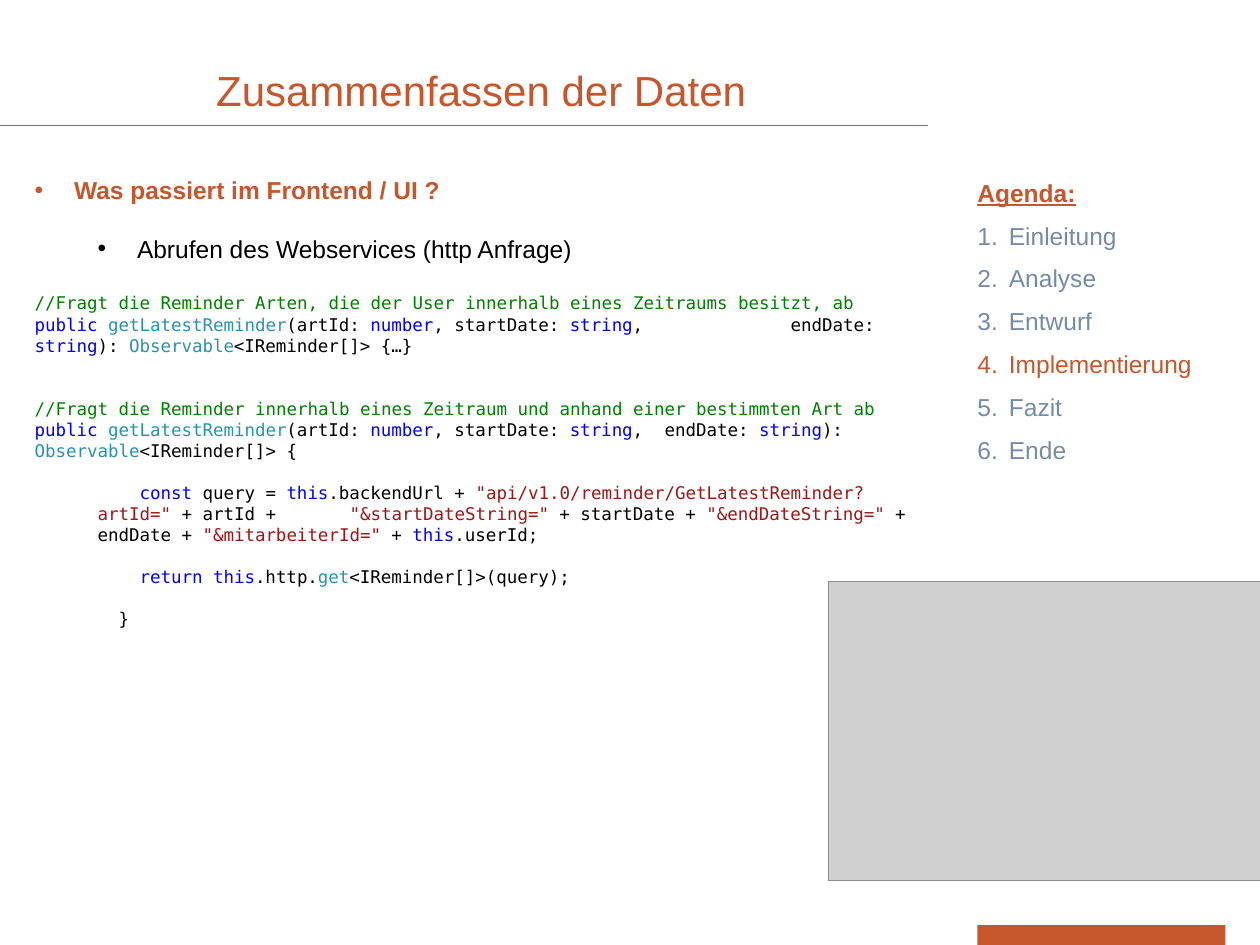
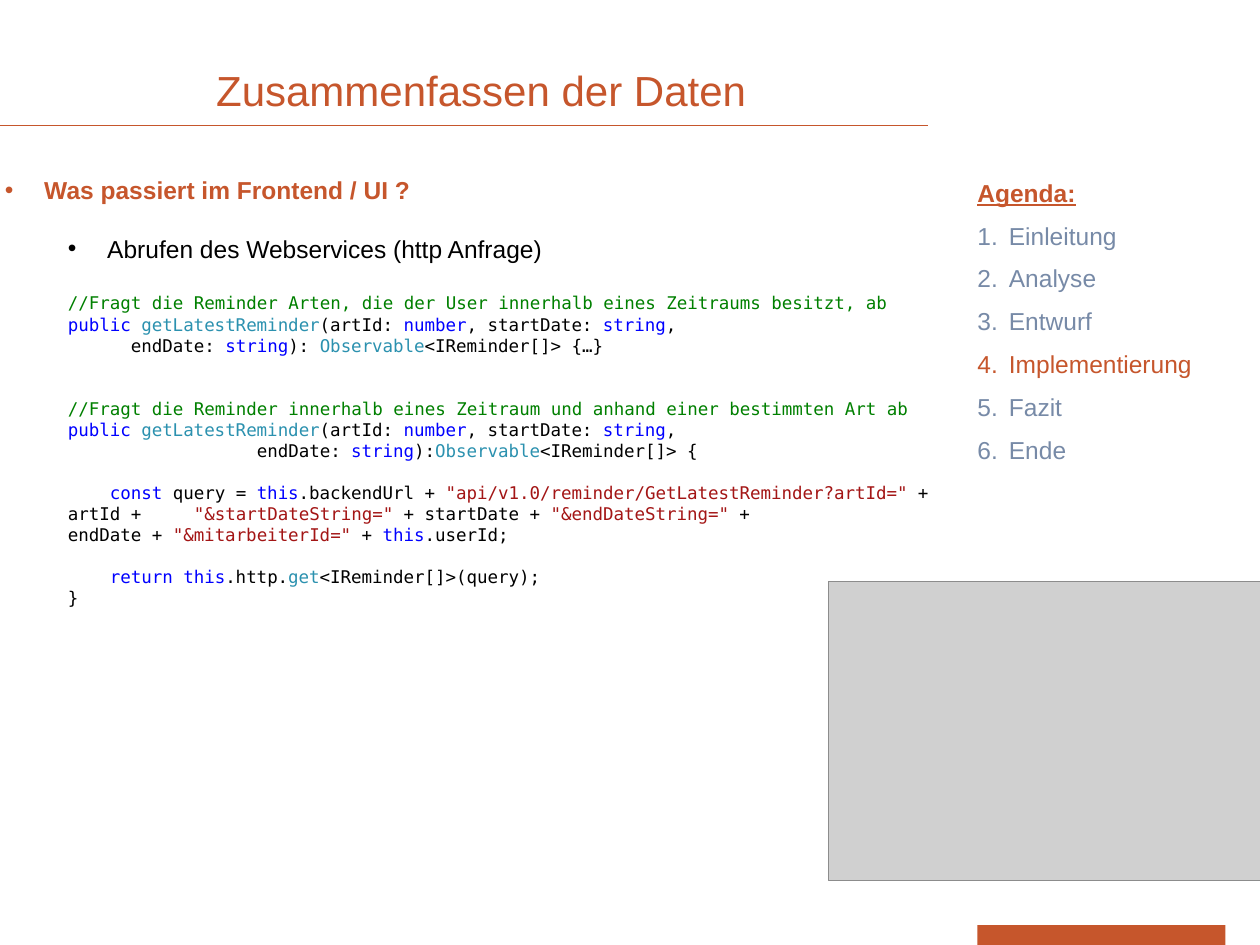
Before and after one commit to devonik/myownpage, a slide deck: slide 14 of PräsentationOhneVideo.pptx (slide 13 before the commit). Drawn at 1260x945 pixels with LibreOffice and Linux fonts; fonts in the diff are those of the drawing; grey boxes stand for pictures; background and template pictures are left out. Boxes give left, top, right and bottom in pixels: in the first picture for what was removed or moved away, otherwise in the second. Text is boxed around its words. In the diff, an @@ line names an element or a change of style, - is before the commit and + after.

```diff
--- a/PräsentationOhneVideo.pptx
+++ b/PräsentationOhneVideo.pptx
@@ text "Was passiert im Frontend / ...": place and size @@
-text "Was passiert im Frontend / ..." at bbox=[35, 181, 885, 587]
+text "Was passiert im Frontend / ..." at bbox=[44, 181, 908, 587]
@@ text at bbox=[68, 317, 676, 356]: text changed @@
-public getLatestReminder(artId: number, startDate: string, endDate: string): Observable<IReminder[]> {…}
+public getLatestReminder(artId: number, startDate: string,
+endDate: string): Observable<IReminder[]> {…}
@@ text at bbox=[68, 422, 676, 461]: text changed @@
-public getLatestReminder(artId: number, startDate: string, endDate: string): Observable<IReminder[]> {
+public getLatestReminder(artId: number, startDate: string,
+endDate: string):Observable<IReminder[]> {
```
Also in this commit, not shown: 13 other slides changed.
